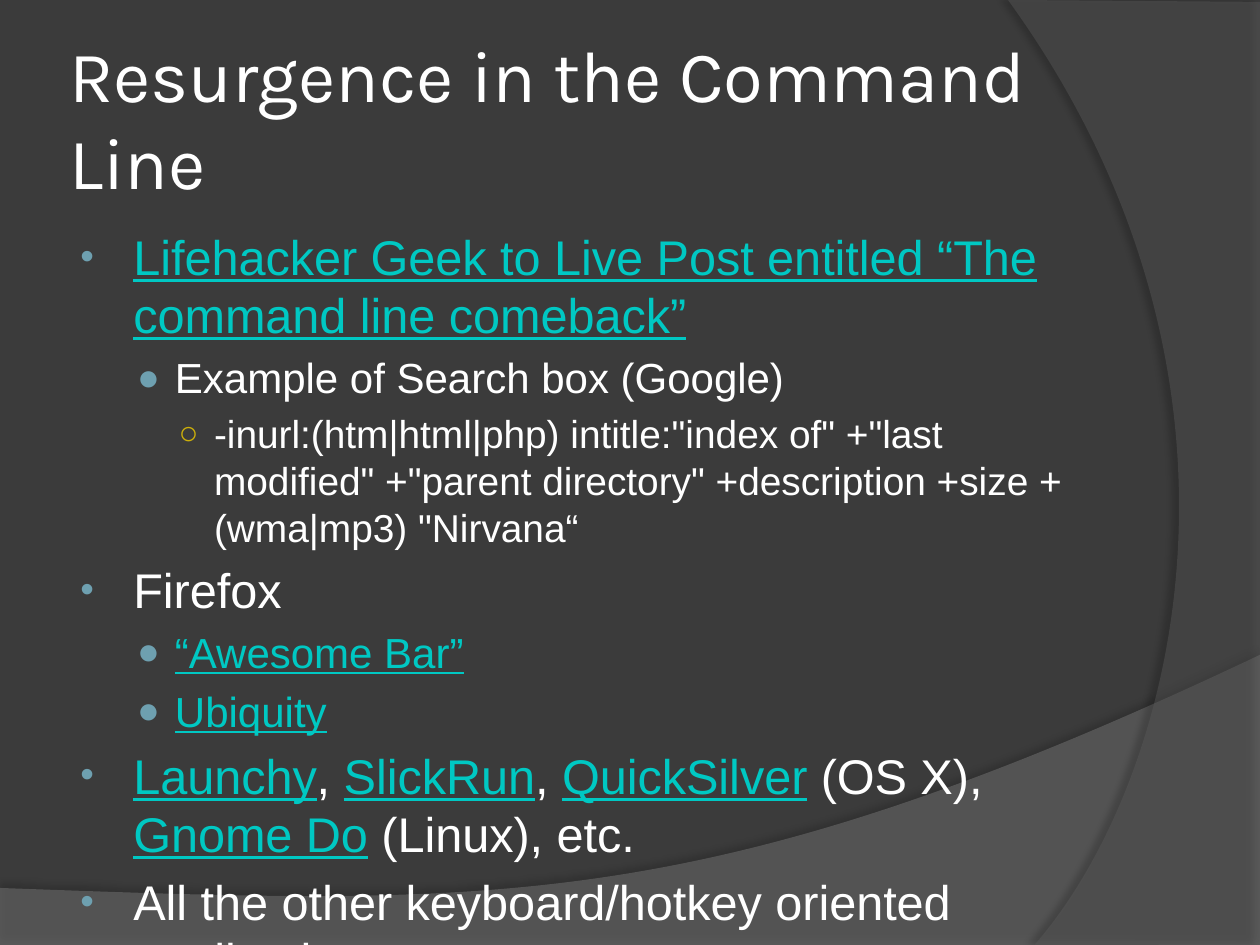
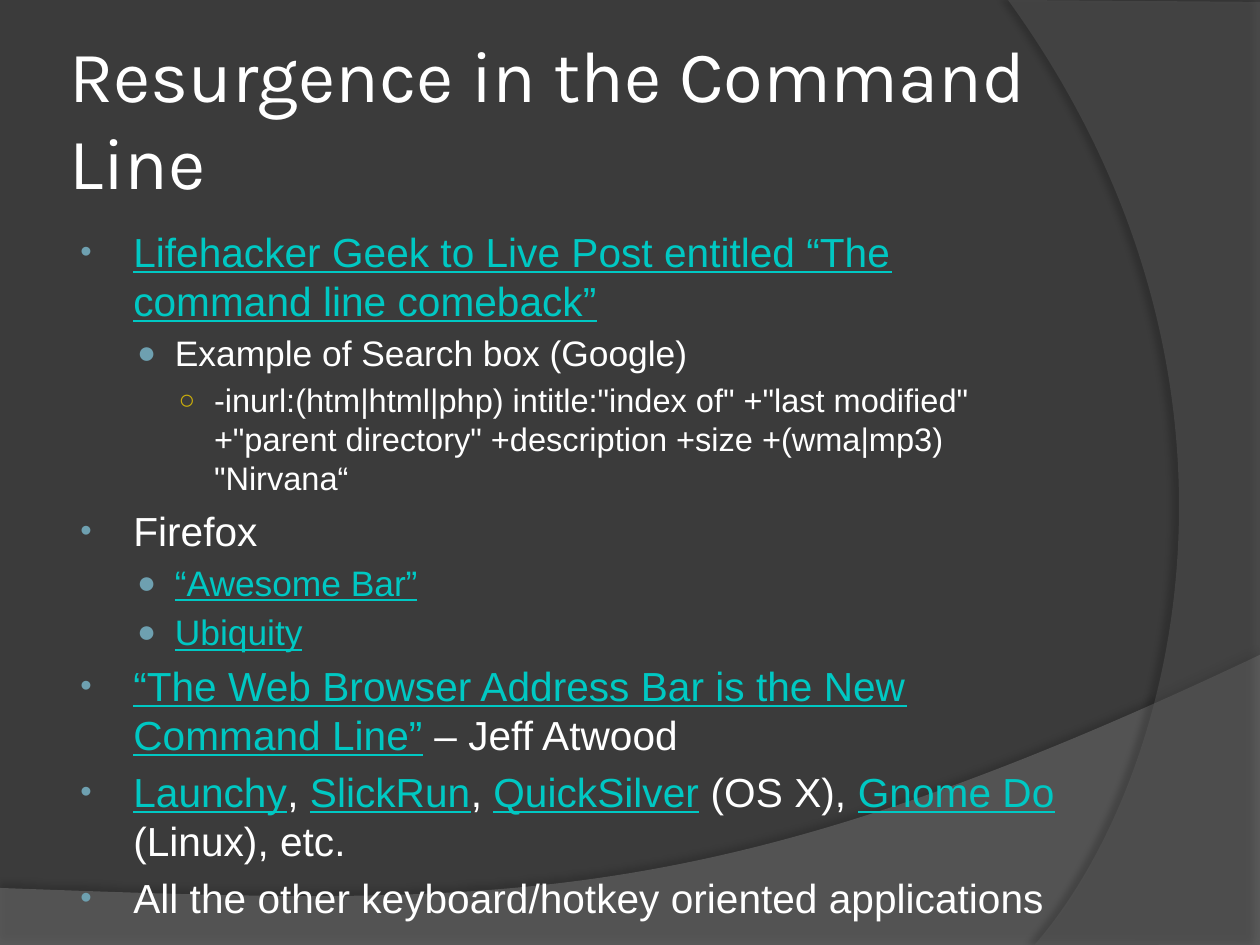
Before and after one commit to drmohundro/presentations, a slide deck: slide 8 of the-power-of-powershell/presentation.pptx. Drawn at 1260x945 pixels with LibreOffice and Linux fonts; fonts in the diff are those of the drawing; background and template pictures are left out. Boxes give left, top, right and bottom in pixels: in the first picture for what was removed or moved away, otherwise in the second. Text is boxed around its words. In the diff, an @@ line names an element or a change of style, - is before the commit and + after.

Commit message:
Added link to Jeff Atwood's post about the web browser address bar being the new command line.

```diff
--- a/the-power-of-powershell/presentation.pptx
+++ b/the-power-of-powershell/presentation.pptx
@@ text at (133,237,1054,921): size 27.8 to 23.2 pt in "Lifehacker Geek to Live Post entitled “The ...", "Firefox", "Launchy, SlickRun, QuickSilver (OS X), Gnome Do ...", "All the other keyboard/hotkey oriented applications"; size 24.1 to 20.1 pt in "Example of Search box (Google)", "“Awesome Bar”", "Ubiquity"; size 22.2 to 18.6 pt in "-inurl:(htm|html|php) intitle:"index of" +"last modified" +" ..." @@
@@ text at (133,671,905,756): paragraph added @@
+• “The Web Browser Address Bar is the New Command Line” – Jeff Atwood
```
